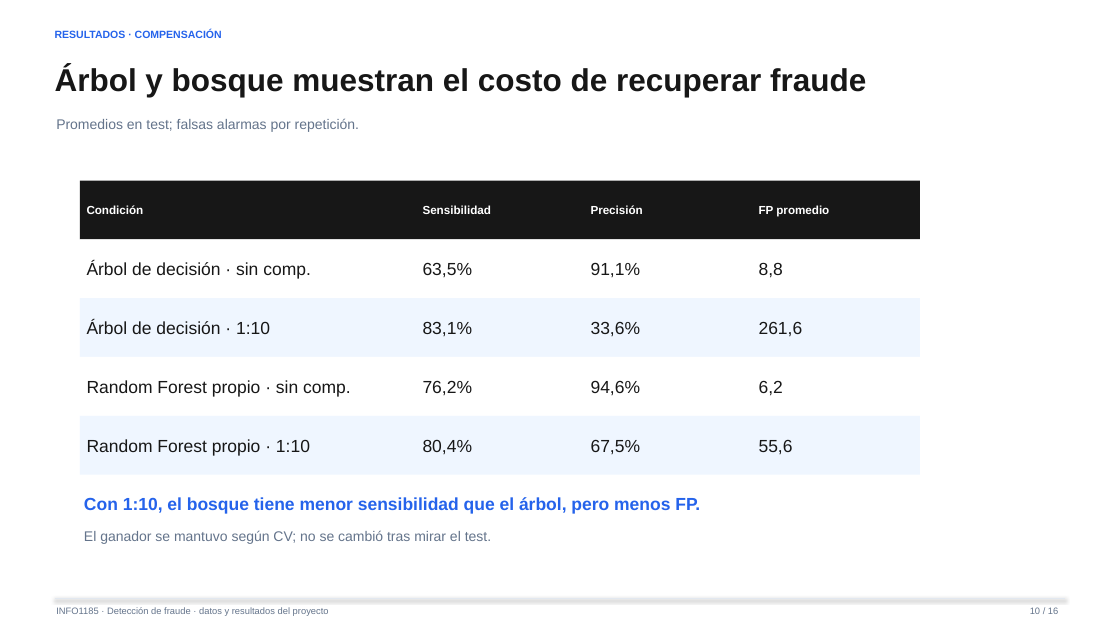
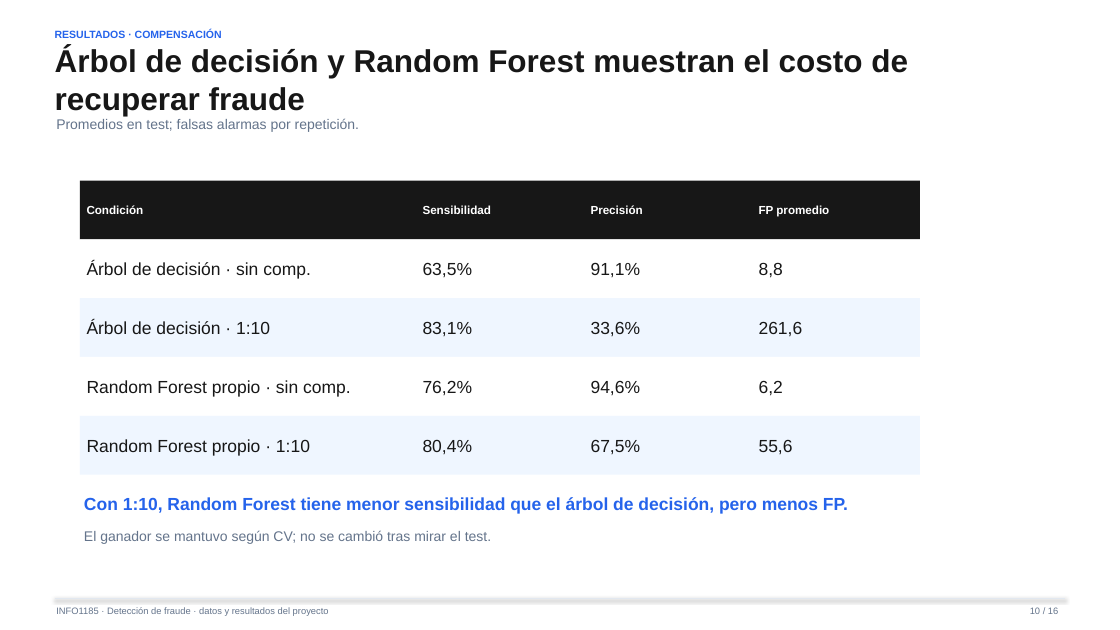
Before and after one commit to FernandoValdes01/Fraudetection, a slide deck: slide 10 of documentacion/presentacion/canva/presentacion.pptx. Drawn at 1120x630 pixels with LibreOffice and Linux fonts; fonts in the diff are those of the drawing. Boxes give left, top, right and bottom in pixels: in the first picture for what was removed or moved away, otherwise in the second. Text is boxed around its words. In the diff, an @@ line names an element or a change of style, - is before the commit and + after.

```diff
--- a/documentacion/presentacion/canva/presentacion.pptx
+++ b/documentacion/presentacion/canva/presentacion.pptx
@@ text at [55, 47, 908, 116]: text changed @@
-Árbol y bosque muestran el costo de recuperar fraude
+Árbol de decisión y Random Forest muestran el costo de recuperar fraude
@@ text at [84, 497, 848, 514]: text changed @@
-Con 1:10, el bosque tiene menor sensibilidad que el árbol, pero menos FP.
+Con 1:10, Random Forest tiene menor sensibilidad que el árbol de decisión, pero menos FP.
```
Also in this commit, not shown: 3 other slides changed, 13 other files.
